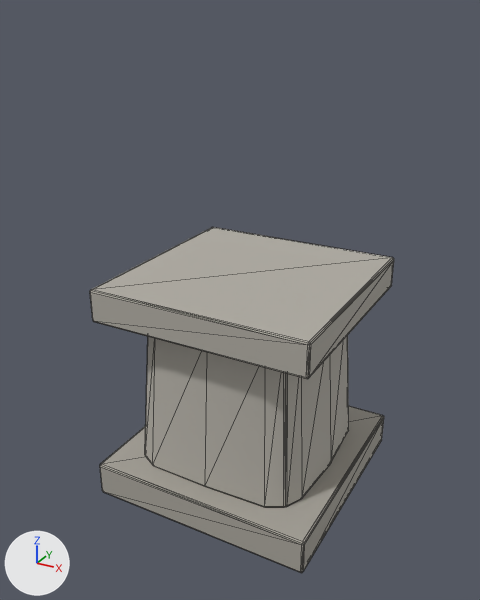
Two versions of the glTF model packages/client/public/models/props/proving-floor_wall_2.glb, one commit apart.
Before and after are seen from a 50 mm lens placed at (1.1, -2.1, 1.82), pointed at (-0.02, -0.05, 0.8). Lighting does not change. The marker at lower left points along +X, +Y and +Z. The older version comes first. Mesh edges are drawn as thin lines. Vertices at exactly the same position are counted once.

The older version as bpy lines, for what is in view:
```python
me_pillar = bpy.data.meshes.new('pillar')
me_pillar.from_pydata(...)  # 240 vertices, 468 faces; spans x -0.45..0.45, y -0.45..0.45, z 0.0..0.9
# faces by material slot: [108, 252, 108]
me_pillar.materials.append(mat_prop_a8a49b)  # grey #a8a49b
me_pillar.materials.append(mat_prop_b3afa6)  # grey #b3afa6
me_pillar.materials.append(mat_prop_b0aca3)  # grey #b0aca3
ob_pillar = bpy.data.objects.new('pillar', me_pillar)
ob_pillar.location = (0.0, 0.0, 0.0)
```
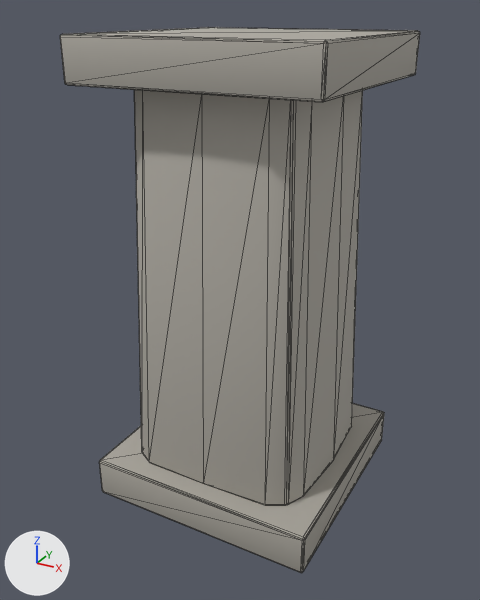
Location of each change, [x1, y1, x2, y2] in pixels of the pictures (480 x 600 px; the box of a moved part takes in the faces that stretch with it):
'pillar', reshaped (18% wider, 58% taller): before [90, 227, 394, 573]; after [60, 27, 420, 573]
part 1 of me_pillar, moved or reshaped: before [90, 227, 394, 379]; after [60, 27, 420, 102]
part 2 of me_pillar, moved or reshaped: before [100, 335, 384, 572]; after [99, 90, 384, 572]

What the commit changed:
me_pillar is used by ob_pillar; location (0.0, 0.0, 0.0).
me_pillar had 240 vertices, 468 faces and spanned x -0.45..0.45, y -0.45..0.45, z 0.0..0.9.
me_pillar now has 240 vertices, 468 faces and spans x -0.45..0.45, y -0.45..0.45, z 0.0..1.75.
me_pillar part 1: the loose piece of 56 vertices spanning x -0.43..0.43, y -0.43..0.43, z 0.77..0.9 is multiplied about its middle by the matrix ((1.024, 0.0, 0.0), (0.0, 1.024, 0.0), (0.0, 0.0, 1.165)), then moved by (0.0, 0.0, 0.84).
me_pillar part 2: 156 of 240 vertices moved; they spanned x -0.45..0.45, y -0.45..0.45, z 0.132..0.77 and now span x -0.45..0.45, y -0.45..0.45, z 0.152..1.6; mean shift (0.0, 0.0, 0.352); largest move (0.322, 0.0, 0.77) -> (0.322, 0.0, 1.6).
